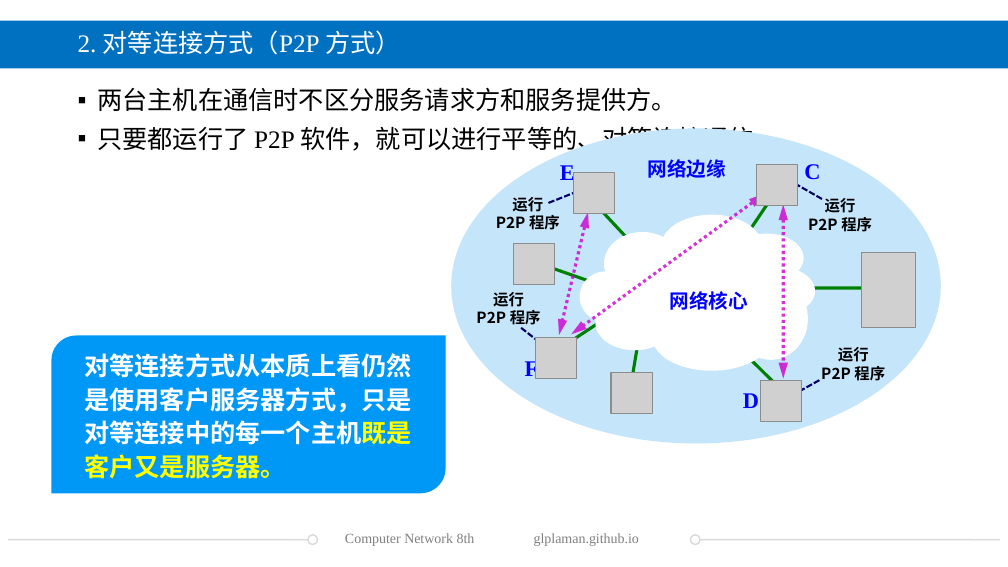
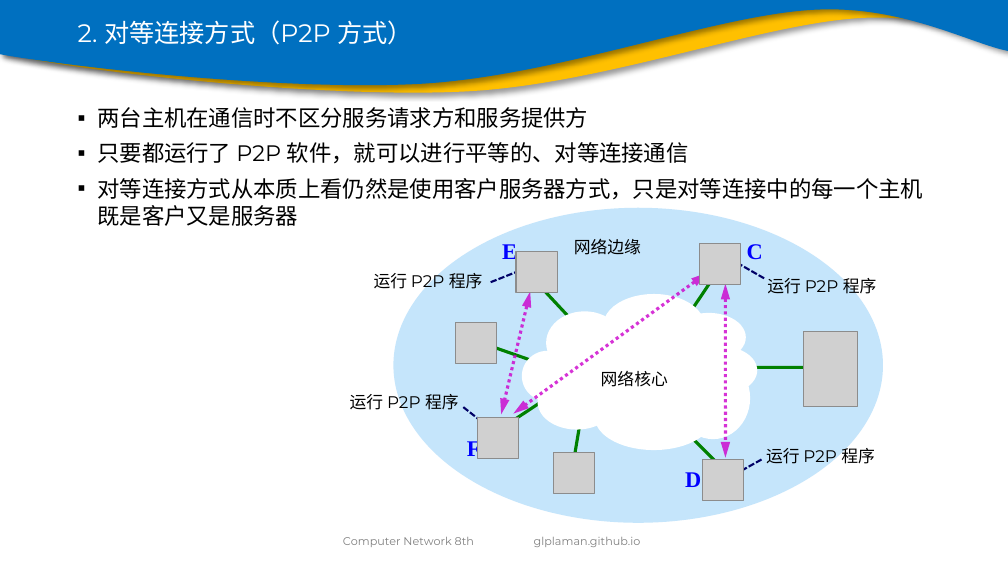
Before and after one commit to glplaman/glplaman.github.io, a slide deck: slide 37 of network/ppt/chap1.pptx (slide 39 before the commit). Drawn at 1008x567 pixels with LibreOffice and Linux fonts; fonts in the diff are those of the drawing; grey boxes stand for pictures; background and template pictures are left out. Boxes give left, top, right and bottom in pixels: in the first picture for what was removed or moved away, otherwise in the second. Text is boxed around its words. In the diff, an @@ line names an element or a change of style, - is before the commit and + after.

```diff
--- a/network/ppt/chap1.pptx
+++ b/network/ppt/chap1.pptx
@@ rectangle removed at bbox=[0, 21, 1008, 69] @@
@@ freeform shape added at bbox=[0, 0, 1008, 93], fill #FFC000 @@
@@ freeform shape added at bbox=[0, 0, 1008, 86], fill #0070C0 @@
@@ title "2. 对等连接方式（P2P 方式）": place and size @@
-title "2. 对等连接方式（P2P 方式）" at bbox=[78, 30, 401, 55]
+title "2. 对等连接方式（P2P 方式）" at bbox=[78, 20, 413, 45]
@@ title "2. 对等连接方式（P2P 方式）" at bbox=[78, 20, 413, 45]: font Times New Roman to Montserrat @@
@@ text at bbox=[97, 107, 923, 226]: text changed; size 18 to 16 pt; font Times New Roman to Montserrat @@
-▪ 两台主机在通信时不区分服务请求方和服务提供方。
-▪ 只要都运行了 P2P 软件，就可以进行平等的、对等连接通信。
+▪ 两台主机在通信时不区分服务请求方和服务提供方
+▪ 只要都运行了 P2P 软件，就可以进行平等的、对等连接通信
+▪ 对等连接方式从本质上看仍然是使用客户服务器方式，只是对等连接中的每一个主机既是客户又是服务器
@@ text "网络边缘" at bbox=[574, 238, 641, 255]: size 14 to 12 pt, text colour #0000FF to #000000, bold off; alignment centre to left @@
@@ text "网络边缘": place and size @@
-text "网络边缘" at bbox=[648, 159, 726, 178]
+text "网络边缘" at bbox=[574, 238, 641, 255]
@@ text at bbox=[374, 270, 483, 291]: text changed; size 11 to 12 pt; font Noto Sans CJK SC to Montserrat; bold off @@
-运行
-P2P 程序
+运行 P2P 程序
@@ 9 ellipses, 4 pictures, 4 lines, 3 texts, 2 double arrows: place and size @@
-9 ellipses, 4 pictures, 4 lines, 3 texts, 2 double arrows at bbox=[452, 128, 941, 444]
+9 ellipses, 4 pictures, 4 lines, 3 texts, 2 double arrows at bbox=[393, 208, 883, 523]
@@ text at bbox=[767, 275, 877, 297]: text changed; size 11 to 12 pt; font Noto Sans CJK SC to Montserrat; bold off @@
-运行
-P2P 程序
+运行 P2P 程序
@@ round diag rect removed at bbox=[51, 336, 446, 494] @@
@@ text removed at bbox=[84, 353, 412, 479] @@
-对等连接方式从本质上看仍然是使用客户服务器方式，只是对等连接中的每一个主机既是客户又是服务器。
@@ text "网络核心": place and size @@
-text "网络核心" at bbox=[669, 291, 747, 310]
+text "网络核心" at bbox=[601, 371, 668, 387]
@@ text "网络核心" at bbox=[601, 371, 668, 387]: size 14 to 12 pt, text colour #0000FF to #000000, bold off; alignment centre to left @@
@@ text at bbox=[350, 392, 459, 413]: text changed; size 11 to 12 pt; font Noto Sans CJK SC to Montserrat; bold off @@
-运行
-P2P 程序
+运行 P2P 程序
@@ text at bbox=[766, 445, 875, 467]: text changed; size 11 to 12 pt; font Noto Sans CJK SC to Montserrat; bold off @@
-运行
-P2P 程序
+运行 P2P 程序
@@ 7 lines, 3 pictures, 1 text, 1 ellipse, 1 double arrow: place and size @@
-7 lines, 3 pictures, 1 text, 1 ellipse, 1 double arrow at bbox=[513, 164, 822, 395]
+7 lines, 3 pictures, 1 text, 1 ellipse, 1 double arrow at bbox=[456, 244, 764, 475]
@@ line removed from (8, 539) to (318, 539) @@
@@ ellipse removed at bbox=[308, 535, 318, 544] @@
@@ text "Computer Network 8th" at bbox=[343, 537, 474, 547]: size 10 to 8 pt, font Times New Roman to Montserrat @@
@@ text "glplaman.github.io" at bbox=[534, 537, 641, 547]: size 10 to 8 pt, font Times New Roman to Montserrat @@
@@ line removed from (690, 539) to (1000, 539) @@
@@ ellipse removed at bbox=[690, 535, 700, 544] @@
```
Also in this commit, not shown: 132 other slides changed, 7 slides added, 16 slides removed, 8 other files.
